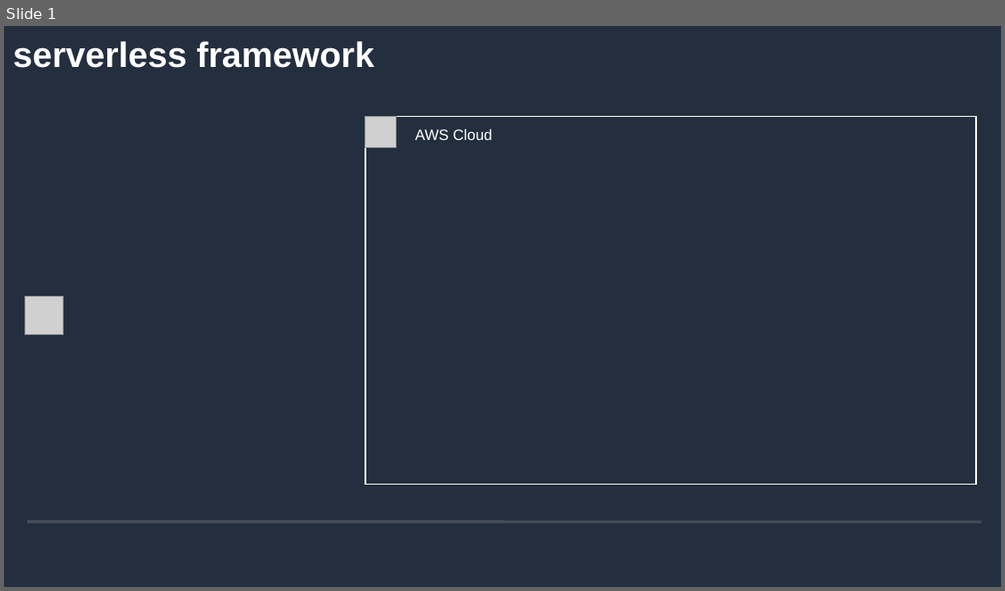
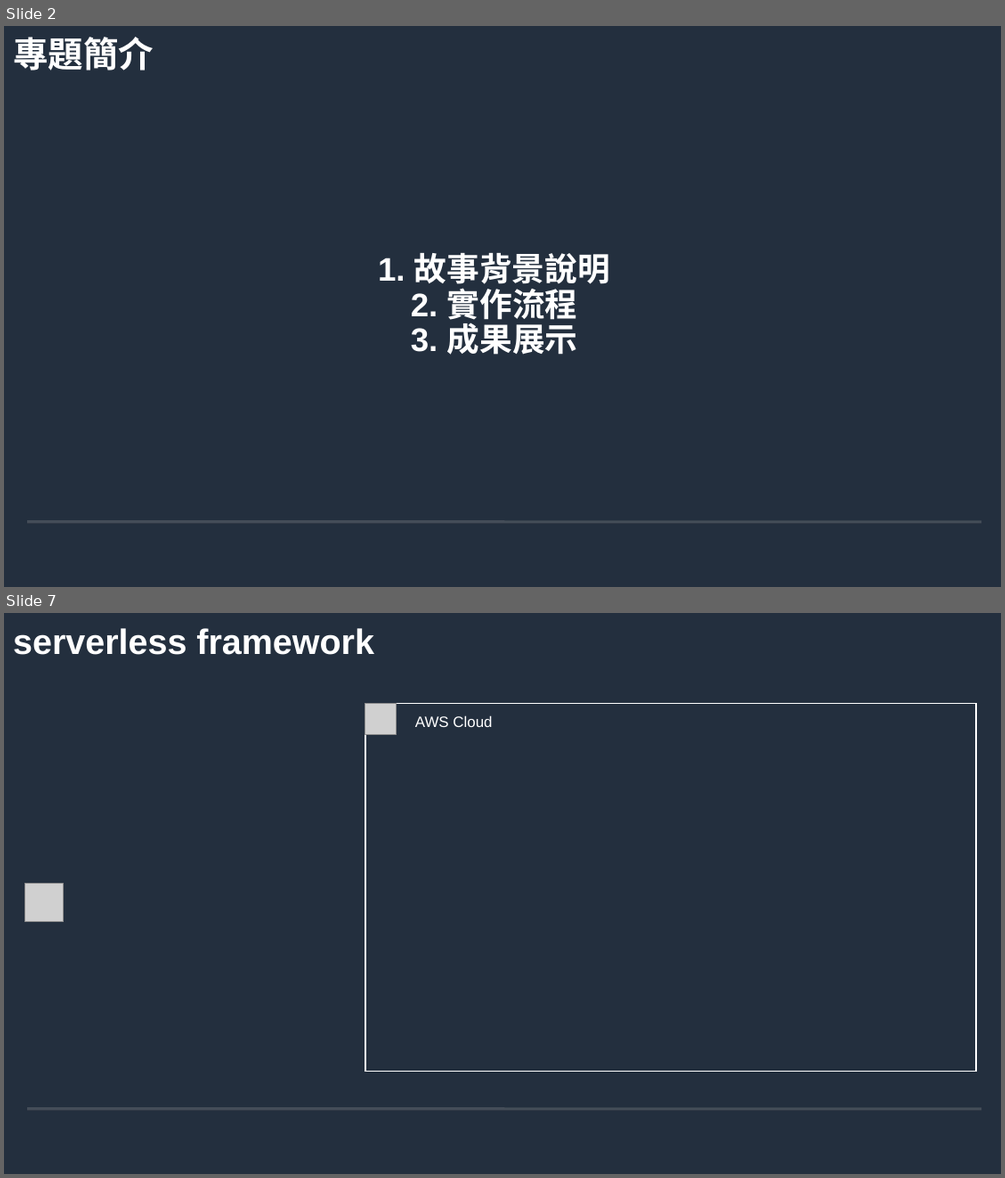
Before and after one commit to andygithub9/cfc104_2, a slide deck: 104.odp. Shown one above the other, each under a label of ours: slide 1 before the commit, slides 2 and 7 after it; the slides between them are not shown. The pictures are 1005x591 and 1005x1178 pixels, drawn with LibreOffice and Linux fonts; fonts in the diff are those of the drawing; grey boxes stand for pictures; background and template pictures are left out. Boxes give left, top, right and bottom in pixels: in the first picture for what was removed or moved away, otherwise in the second. Text is boxed around its words. In the diff, an @@ line names an element or a change of style, - is before the commit and + after.

```diff
--- a/104.odp
+++ b/104.odp
@@ slide 2 added at [4,26,1001,587], background #232F3E; not listed: 2 template elements that a slide beside it also shows @@
@@ title added at [13,37,154,70], 28 pt, text #FFFFFF, bold @@
+專題簡介
@@ title added at [378,253,610,354], 26 pt, text #FFFFFF, bold @@
+1. 故事背景說明
+2. 實作流程
+3. 成果展示
@@ what was slide 1 is now slide 7 @@
```
Also in this commit, not shown: 2 slides changed, 19 other slides added.
